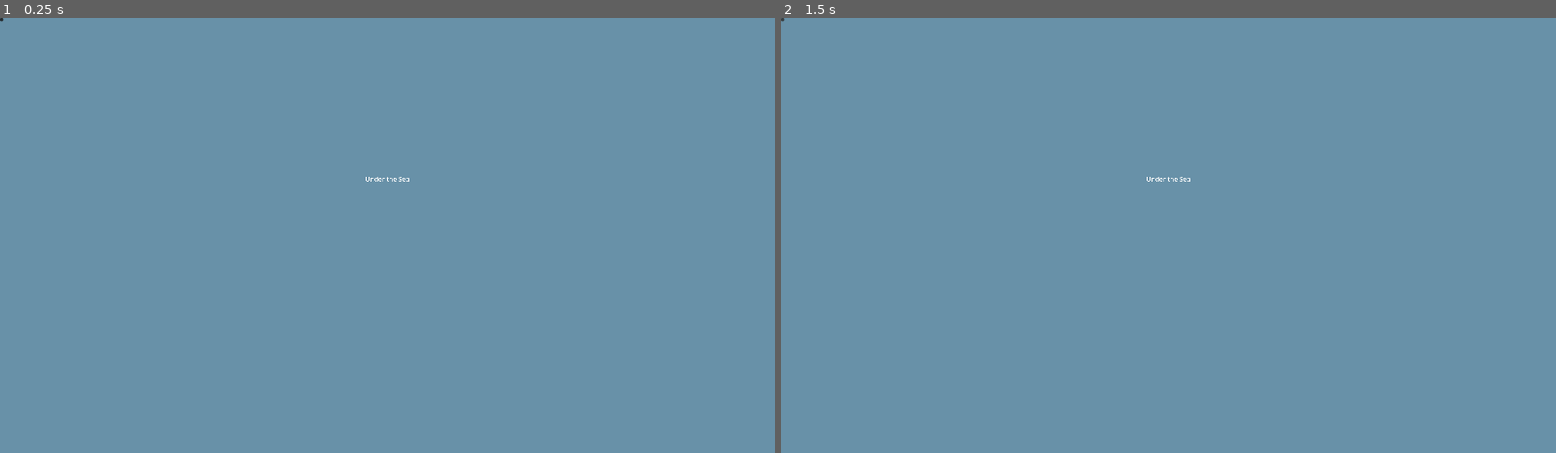
Above: before the commit, frames 1-2 (left to right).
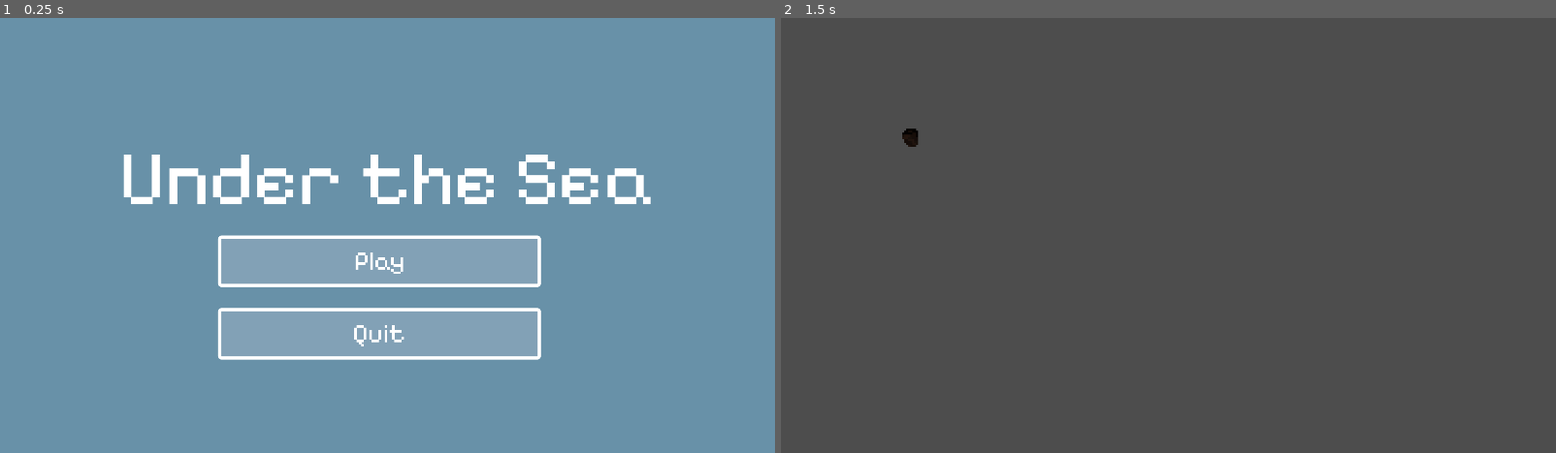
Above: after the commit, the same moments.

Repository: wondertrash/underthesea
Game: Godot game, scene res://mainmenu.tscn
Two runs of this game, one before a commit and one after it. Both use one fixed random seed, a clock stepped at 60 frames per second and the inputs below.
Inputs (mouse positions are in pixels of both pictures, inside the frame that each line leads up to; where the layout moved, square brackets give the same spot in the first picture):
- Up to frame 1 (0.25 s): no input
- Up to frame 2 (1.5 s): click (1160, 261) [781, 18] at 0.5 s; click (781, 18) at 1.27 s

The runs differ from the first frame. In frame 1, 13% of the frame differs, in the area x 0-84%, y 0-79%; in frame 2, 100%, in the area x 0-100%, y 0-100%.

Commit message:
mainmenu

Diff:
--- a/under-the-sea/mainmenu.tscn
+++ b/under-the-sea/mainmenu.tscn
@@ -1,8 +1,50 @@
 [gd_scene format=3 uid="uid://t8du3py5fg7u"]
 
 [ext_resource type="Script" uid="uid://do0syn7oxuyk1" path="res://mainmenu.gd" id="1_cmhrf"]
+[ext_resource type="FontFile" uid="uid://sac3gu7ivysr" path="res://Assets/Pixelify_Sans/static/PixelifySans-Regular.ttf" id="2_d2nv2"]
 
 [sub_resource type="LabelSettings" id="LabelSettings_cmhrf"]
+font = ExtResource("2_d2nv2")
+font_size = 192
+
+[sub_resource type="StyleBoxFlat" id="StyleBoxFlat_wgsso"]
+bg_color = Color(0.50980395, 0.6313726, 0.7137255, 1)
+border_width_left = 8
+border_width_top = 8
+border_width_right = 8
+border_width_bottom = 8
+border_color = Color(1, 1, 1, 1)
+corner_radius_top_left = 8
+corner_radius_top_right = 8
+corner_radius_bottom_right = 8
+corner_radius_bottom_left = 8
+corner_detail = 20
+
+[sub_resource type="StyleBoxFlat" id="StyleBoxFlat_igs2m"]
+bg_color = Color(1, 1, 1, 1)
+border_width_left = 8
+border_width_top = 8
+border_width_right = 8
+border_width_bottom = 8
+border_color = Color(1, 1, 1, 1)
+corner_radius_top_left = 8
+corner_radius_top_right = 8
+corner_radius_bottom_right = 8
+corner_radius_bottom_left = 8
+corner_detail = 20
+
+[sub_resource type="StyleBoxFlat" id="StyleBoxFlat_3pujl"]
+bg_color = Color(1, 1, 1, 1)
+border_width_left = 8
+border_width_top = 8
+border_width_right = 8
+border_width_bottom = 8
+border_color = Color(1, 1, 1, 1)
+corner_radius_top_left = 8
+corner_radius_top_right = 8
+corner_radius_bottom_right = 8
+corner_radius_bottom_left = 8
+corner_detail = 20
 
 [node name="MainMenu" type="Control" unique_id=56784237]
 layout_mode = 3
@@ -31,10 +73,33 @@
 
 [node name="play" type="Button" parent="." unique_id=1980460937]
 layout_mode = 0
-offset_right = 8.0
-offset_bottom = 8.0
+offset_left = 540.0
+offset_top = 540.0
+offset_right = 1340.0
+offset_bottom = 668.0
+theme_override_colors/font_color = Color(1, 1, 1, 1)
+theme_override_colors/font_pressed_color = Color(1, 1, 1, 1)
+theme_override_fonts/font = ExtResource("2_d2nv2")
+theme_override_font_sizes/font_size = 64
+theme_override_styles/normal = SubResource("StyleBoxFlat_wgsso")
+theme_override_styles/pressed = SubResource("StyleBoxFlat_igs2m")
+theme_override_styles/hover = SubResource("StyleBoxFlat_3pujl")
+text = "Play"
 
-[node name="quit" type="Button" parent="." unique_id=1457970492]
+[node name="quit" type="Button" parent="." unique_id=1420552339]
 layout_mode = 0
-offset_right = 8.0
-offset_bottom = 8.0
+offset_left = 540.0
+offset_top = 720.0
+offset_right = 1340.0
+offset_bottom = 848.0
+theme_override_colors/font_color = Color(1, 1, 1, 1)
+theme_override_colors/font_pressed_color = Color(1, 1, 1, 1)
+theme_override_fonts/font = ExtResource("2_d2nv2")
+theme_override_font_sizes/font_size = 64
+theme_override_styles/normal = SubResource("StyleBoxFlat_wgsso")
+theme_override_styles/pressed = SubResource("StyleBoxFlat_igs2m")
+theme_override_styles/hover = SubResource("StyleBoxFlat_3pujl")
+text = "Quit"
+
+[connection signal="pressed" from="play" to="." method="_on_play_pressed"]
+[connection signal="pressed" from="quit" to="." method="_on_quit_pressed"]
Not shown, added: under-the-sea/Assets/Pixelify_Sans/OFL.txt
Binary file added: under-the-sea/Assets/Pixelify_Sans/PixelifySans-VariableFont_wght.ttf
Not shown, added: under-the-sea/Assets/Pixelify_Sans/PixelifySans-VariableFont_wght.ttf.import
Not shown, added: under-the-sea/Assets/Pixelify_Sans/README.txt
Binary file added: under-the-sea/Assets/Pixelify_Sans/static/PixelifySans-Bold.ttf
Not shown, added: under-the-sea/Assets/Pixelify_Sans/static/PixelifySans-Bold.ttf.import
Binary file added: under-the-sea/Assets/Pixelify_Sans/static/PixelifySans-Medium.ttf
Not shown, added: under-the-sea/Assets/Pixelify_Sans/static/PixelifySans-Medium.ttf.import
Binary file added: under-the-sea/Assets/Pixelify_Sans/static/PixelifySans-Regular.ttf
Not shown, added: under-the-sea/Assets/Pixelify_Sans/static/PixelifySans-Regular.ttf.import
Binary file added: under-the-sea/Assets/Pixelify_Sans/static/PixelifySans-SemiBold.ttf
Not shown, added: under-the-sea/Assets/Pixelify_Sans/static/PixelifySans-SemiBold.ttf.import
